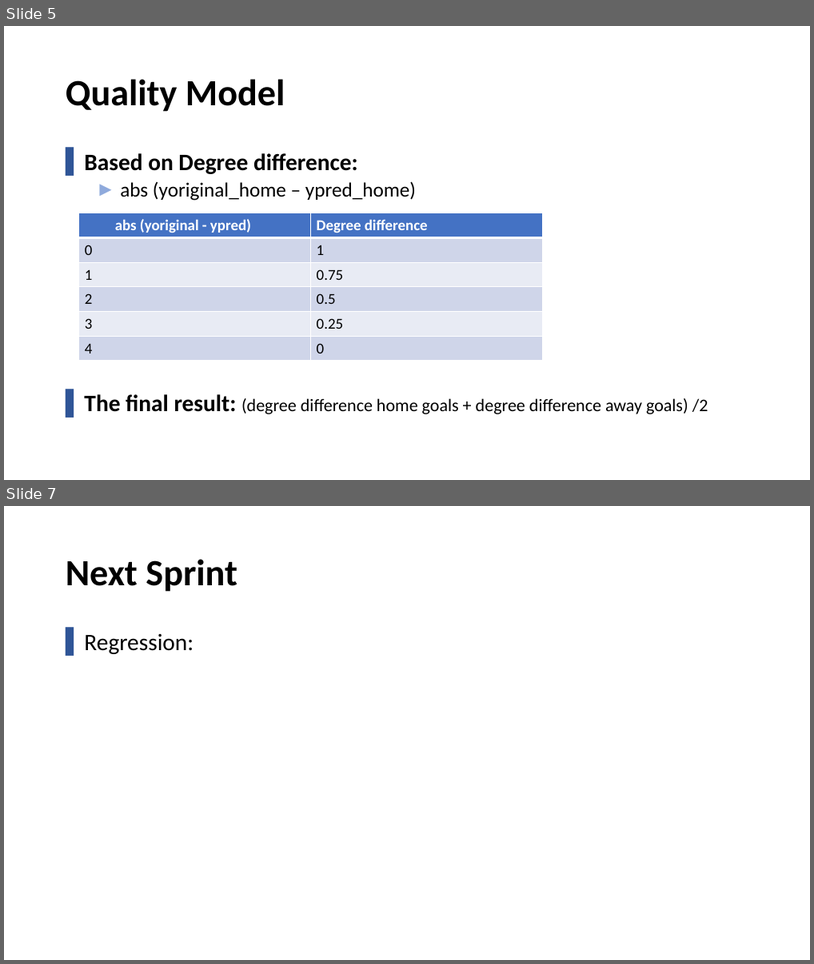
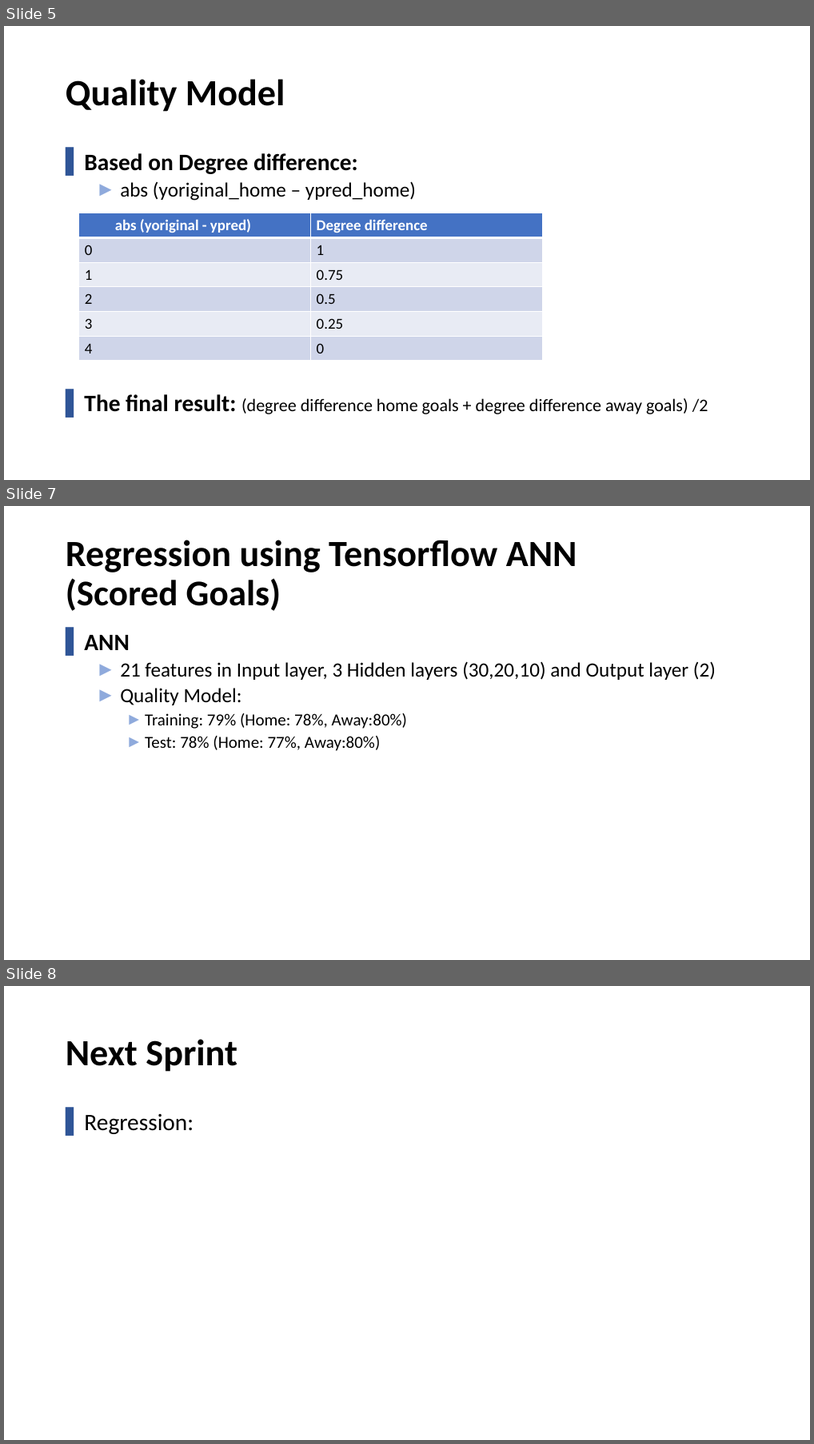
Before and after one commit to Khaledjallouli/project, a slide deck: Daily/sprint8/Sprint8_Review.pptx. Shown one above the other, each under a label of ours: slides 5 and 7 before the commit, slides 5, 7 and 8 after it; the slides between them are not shown. The pictures are 814x964 and 814x1444 pixels, drawn with LibreOffice and Linux fonts; fonts in the diff are those of the drawing; background and template pictures are left out. Boxes give left, top, right and bottom in pixels: in the first picture for what was removed or moved away, otherwise in the second. Text is boxed around its words. In the diff, an @@ line names an element or a change of style, - is before the commit and + after.

```diff
--- a/Daily/sprint8/Sprint8_Review.pptx
+++ b/Daily/sprint8/Sprint8_Review.pptx
@@ slide 7 added at box(4, 506, 810, 960), background #FFFFFF @@
@@ title added at box(66, 540, 578, 611), 44 pt, text #000000, bold @@
+Regression using Tensorflow ANN
+(Scored Goals)
@@ text added at box(84, 635, 716, 751), 24 pt, text #000000 @@
+▌ ANN
+  ► 21 features in Input layer, 3 Hidden layers (30,20,10) and Output layer (2)
+  ► Quality Model:
+    ► Training: 79% (Home: 78%, Away:80%)
+    ► Test: 78% (Home: 77%, Away:80%)
@@ what was slide 7 is now slide 8 @@
```
Also in this commit, not shown: 3 slides changed.
